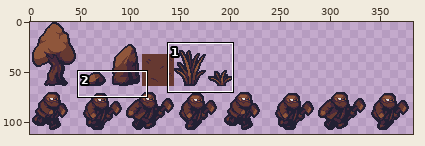
A sprite sheet gets an edit: Assets/Sprites/placeholder_scenary.png. The picture above shows the old version from afar; the outline marks the close-up.
Close-up. Old version:
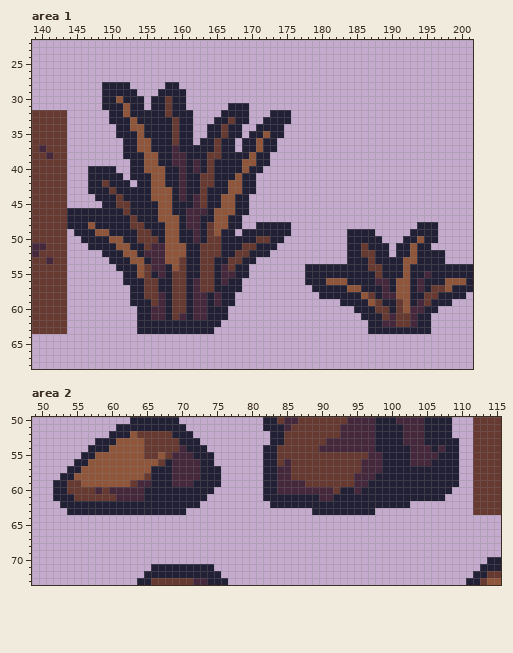
The file is 480x240 pixels. Shown: area 1: x 139..201, y 22..68; area 2: x 49..115, y 50..73. The wide view leaves out empty margins. The commit also changed other parts of the picture, which this record leaves out.
Once edited:
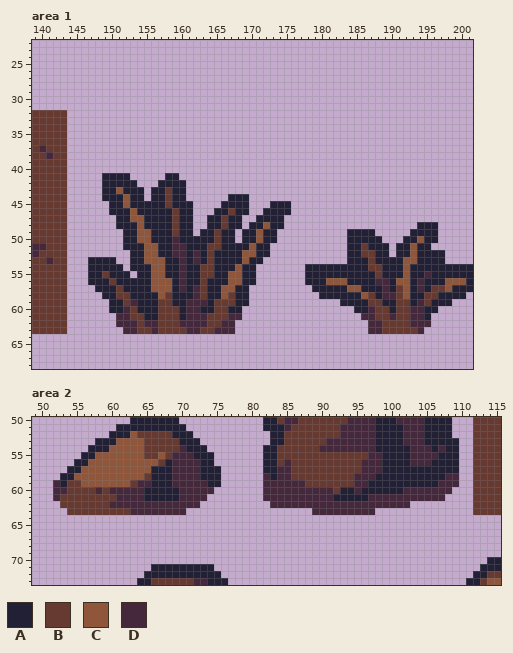
Palette (. is transparent): A #222034  B #663931  C #8f563b  D #45283c
The exact change:
Area 1:
y 28: x 149..152 AAAA -> ....; x 158..159 AA -> ..
y 29: x 149..153 AAAAA -> .....; x 157..160 AAAA -> ....
y 30: x 149..154 AACAAA -> ......; x 156..160 AABAA -> .....
y 31: x 149..154 AAACAA -> ......; x 156..160 AABAA -> .....; x 167..169 AAA -> ...
y 32: x 150..161 AACAAAAABAAA -> ............; x 166..169 AAAA -> ....; x 173..175 AAA -> ...
y 33: x 150..161 AAACAAAAABAA -> ............; x 165..169 AABAA -> .....; x 172..175 AAAA -> ....
y 34: x 151..161 AACCAAAABAA -> ...........; x 164..168 AABAA -> .....; x 171..174 AAAA -> ....
y 35: x 151..161 AAACAAAABAA -> ...........; x 164..168 AABAA -> .....; x 170..174 AACAA -> .....
y 36: x 152..161 AACCAAABAA -> ..........; x 163..167 AABAA -> .....; x 169..173 AACAA -> .....
y 37: x 152..167 AACCAAADAAAAABAA -> ................; x 169..173 AACAA -> .....
y 38: x 152..172 AAACCAADDAAABBAAAACAA -> .....................
y 39: x 153..172 AACCAADDADABAAAACCAA -> ....................
y 40: x 147..150 AAAA -> ....; x 153..171 AACCCAADADABAAAACAA -> ...................
y 41: x 147..148 AA -> ..; x 152..157 .AAACC -> A.....; x 160..170 DAABBAAACAA -> ...........
y 42: x 147..149 AAB -> ..A; x 153..157 .AACC -> A...A; x 160..170 DAABBAACCAA -> A..........
y 43: x 147..148 AA -> ..; x 150..151 BA -> AC; x 155..158 ACCC -> .AAB; x 160..170 DAABAAACCAA -> A..........
y 44: x 148 A -> .; x 151..152 BA -> AC; x 155..158 ACCC -> .AAB; x 160..167 DADBAACC -> A......A
y 45: x 149 A -> .; x 151..152 BB -> AC; x 157..158 CC -> AB; x 162..167 DBAACC -> ....AA; x 173..175 ... -> AAA
y 46: x 144..149 AAAAAA -> ......; x 152..153 BA -> AC; x 157..159 CCA -> AAB; x 161..167 DDDACCC -> A...AAB; x 172..175 .... -> AAAA
y 47: x 144..150 AAAAAAA -> .......; x 153..154 BA -> CC; x 157..159 CCC -> AAB; x 161..163 DDA -> A..; x 165..166 CC -> AB; x 171..174 .... -> AAAA
y 48: x 144..150 AAACAAA -> .......; x 153..154 BB -> AC; x 158..159 CC -> AB; x 161..166 DDABCC -> A..AAB; x 170 . -> A; x 172 A -> C; x 175 A -> .
y 49: x 145..151 AAACCAA -> .......; x 154..155 BB -> CC; x 158..159 CC -> AB; x 162 D -> .; x 164..165 BC -> AB; x 171 A -> C; x 174..175 AA -> ..
y 50: x 146..151 AAAACC -> ......; x 154..156 BBB -> CCA; x 158..159 CC -> AD; x 162 D -> A; x 164 B -> A; x 168 A -> .; x 171..172 BB -> CA; x 174 A -> .
y 51: x 147..152 AAAACC -> .....A; x 155..160 BDDCCC -> CCAADD; x 163 B -> A; x 169..170 BB -> AC; x 173 A -> .
y 52: x 149..153 AAACC -> ....A; x 155..160 DDDCCC -> CCAADD; x 162..163 AB -> DA; x 165 B -> A; x 168..170 BBA -> ACC
y 53: x 147..149 ... -> AAA; x 151..160 AACCADDCCB -> ..AACCCAAD; x 162..163 AB -> DA; x 167..169 BBA -> AAC; x 171 . -> A
y 54: x 147..150 .... -> AAAA; x 152 A -> .; x 154..157 CBDD -> AACC; x 159..160 CB -> AD; x 166..168 DBA -> AAC; x 170 . -> A
y 55: x 147..151 ..... -> AABAA; x 153..157 ACBAD -> .AACC; x 159..160 BB -> AD; x 166..168 DDA -> ACC; x 170 . -> A
y 56: x 147..151 ..... -> AAABA; x 155..160 BBAABB -> ACCCAD; x 162 D -> A; x 164 B -> A; x 166..170 DAA.. -> ACCAA
y 57: x 148..152 ..... -> AAABA; x 155..160 BBAABB -> ACCCAD; x 164 B -> A; x 166..167 AA -> CC; x 169 . -> A; x 191 C -> B
y 58: x 149..152 .... -> AABB; x 155..160 BBDABB -> AACBAA; x 163 D -> B; x 165..169 DAA.. -> ACBAA; x 191 C -> B
y 59: x 150..153 ...A -> AABD; x 156..161 BDABBA -> ABBAAD; x 165..169 DAA.. -> BBBAA; x 187 C -> B; x 192 C -> B
y 60: x 150..153 .... -> AADB; x 156..158 DDA -> ABB; x 160..161 BA -> AD; x 163 D -> A; x 165..168 AA.. -> BBAA; x 187 A -> D; x 192 C -> B
y 61: x 151..154 ...A -> DDBB; x 156..158 DDA -> ABB; x 160..161 DA -> AD; x 164..168 AAA.. -> BBBDD; x 186..188 AAA -> DDB; x 194 A -> D
y 62: x 151..167 ...AAAAAAAAAAAA.. -> DDDBDDBBBDDDDBBDD; x 187..190 AADD -> DDBB; x 194..195 AA -> DD
y 63: x 152..167 ..AAAAAAAAAAA... -> DDBBDBBBBDDBBDDD; x 187..195 AAAAAAAAA -> DDBBBBBD.
Area 2:
y 58: x 82 A -> D; x 108..109 AA -> DD
y 59: x 52 A -> D; x 72..73 AA -> DD; x 82..83 AA -> DD; x 107..109 AAA -> DDD
y 60: x 52..53 AA -> DD; x 70..74 AAAAA -> DDDDD; x 82..83 AA -> DD; x 102..108 AAAAAAA -> DDDDDDD
y 61: x 52..54 AAA -> DBB; x 70..73 AAAA -> DDDD; x 82..89 AAAAAAAA -> DDDDDDDD; x 97..107 AAAAAAAAAAA -> DDDDDDDDDDD
y 62: x 53..72 AAAAAAAAAAAAAAAAAAAA -> BBBBBBBDDDDDDDDDDDDD; x 83..102 AAAAAAAAAAAAAAAAAAAA -> DDDDDDDDDDDDDDDDDDDD
y 63: x 54..70 AAAAAAAAAAAAAAAAA -> BBBBBBBBBDDDDDDDD; x 89..97 AAAAAAAAA -> DDDDDDDDD
Changed places in both close-ups, as pixel boxes (x1, y1, x2, y2):
changed: (67, 82, 291, 334)
changed: (361, 285, 431, 334)
changed: (263, 473, 459, 515)
changed: (53, 480, 214, 515)
